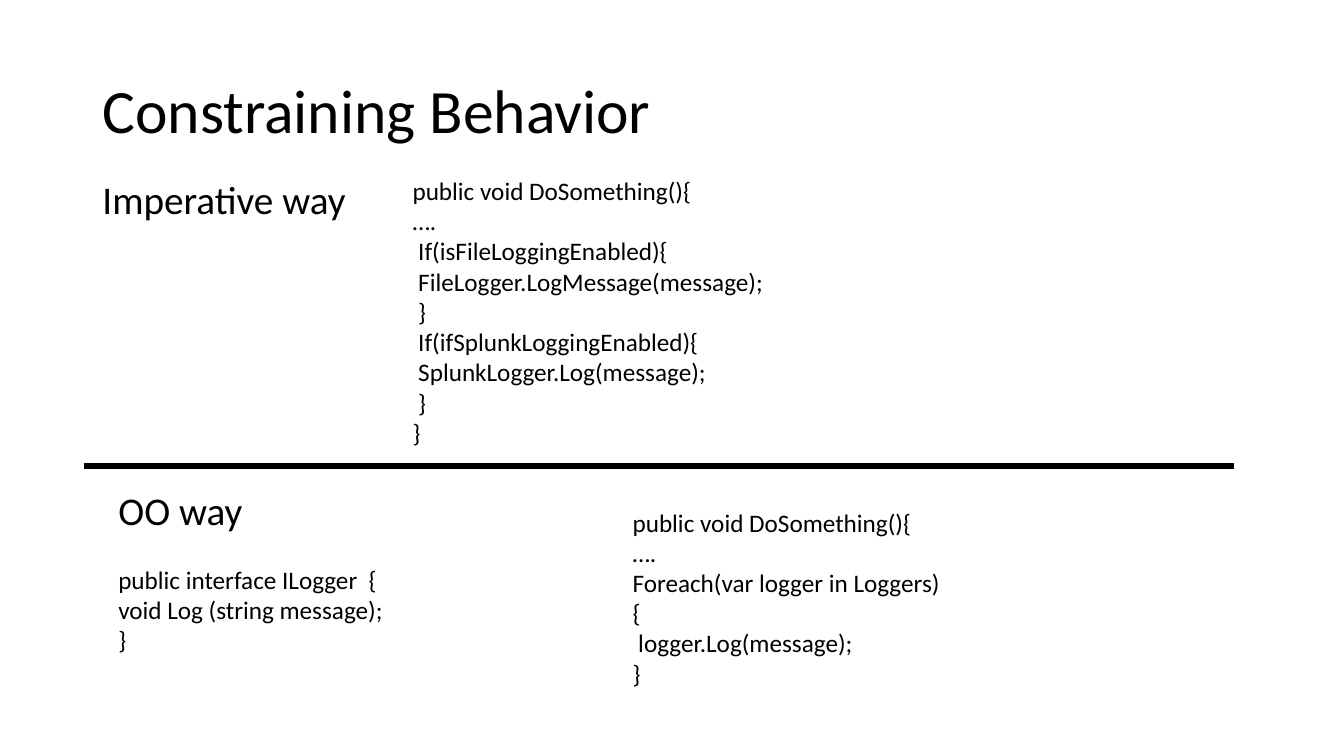
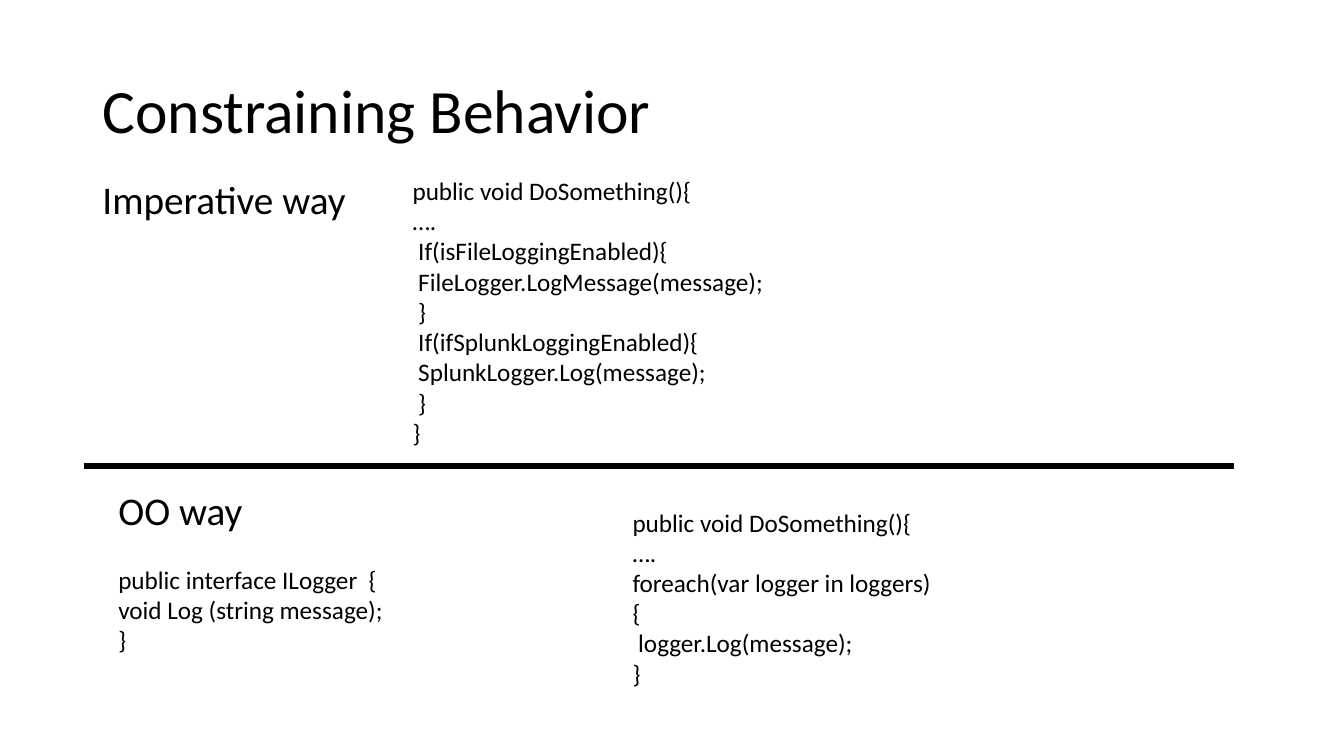
Before and after one commit to jamessdixon/chickensoftware-businessrules, a slide deck: slide 10 of Business Rules.pptx. Drawn at 1344x756 pixels with LibreOffice and Linux fonts; fonts in the diff are those of the drawing. Boxes give left, top, right and bottom in pixels: in the first picture for what was removed or moved away, otherwise in the second. Text is boxed around its words. In the diff, an @@ line names an element or a change of style, - is before the commit and + after.

```diff
--- a/Business Rules.pptx
+++ b/Business Rules.pptx
@@ text at <box>633,574,930,597</box>: text changed @@
-Foreach(var logger in Loggers)
+foreach(var logger in loggers)
```
Also in this commit, not shown: 6 other slides changed, 2 slides added.
